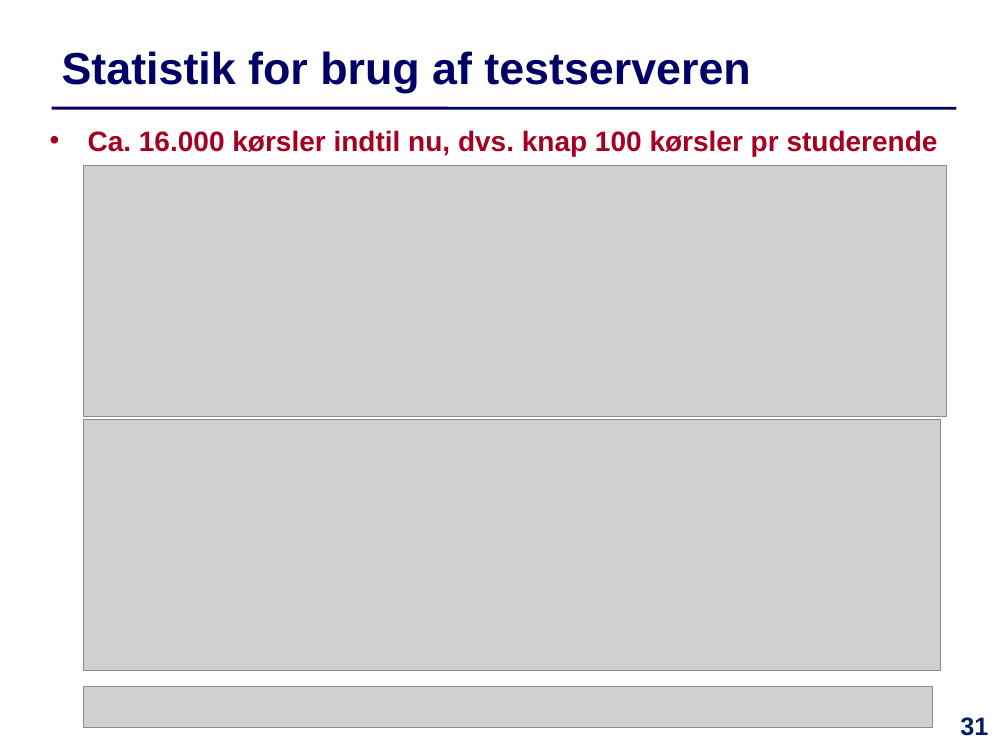
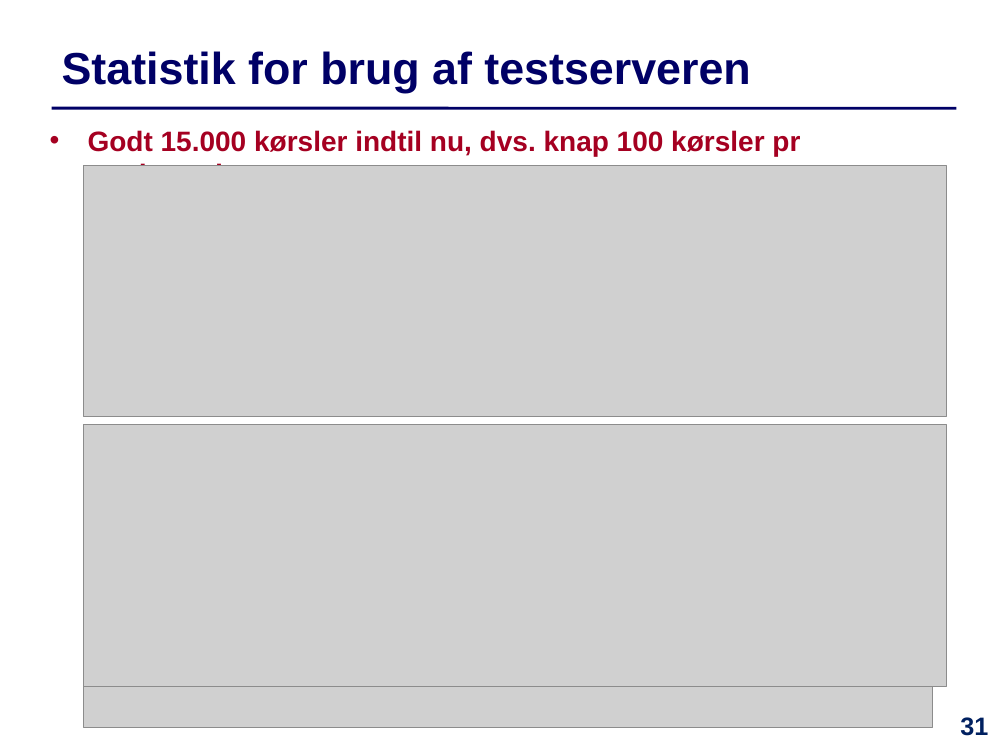
Before and after one commit to IntProgAU/Materiale, a slide deck: slide 31 of web/e23/uge_13/Slides-Uge13.pptx. Drawn at 1008x756 pixels with LibreOffice and Linux fonts; fonts in the diff are those of the drawing; grey boxes stand for pictures. Boxes give left, top, right and bottom in pixels: in the first picture for what was removed or moved away, otherwise in the second. Text is boxed around its words. In the diff, an @@ line names an element or a change of style, - is before the commit and + after.

```diff
--- a/web/e23/uge_13/Slides-Uge13.pptx
+++ b/web/e23/uge_13/Slides-Uge13.pptx
@@ text at box(88, 130, 800, 156): text changed @@
-  • Ca. 16.000 kørsler indtil nu, dvs. knap 100 kørsler pr studerende
+  • Godt 15.000 kørsler indtil nu, dvs. knap 100 kørsler pr studerende
@@ picture: place and size @@
-picture at box(84, 419, 940, 670)
+picture at box(84, 425, 947, 686)
```
Also in this commit, not shown: 1 other file.
